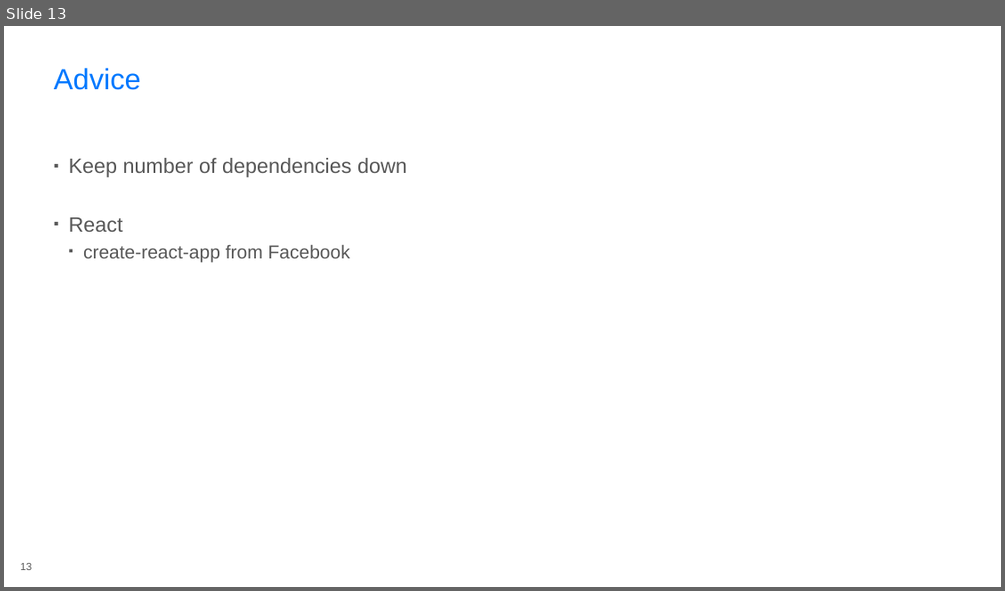
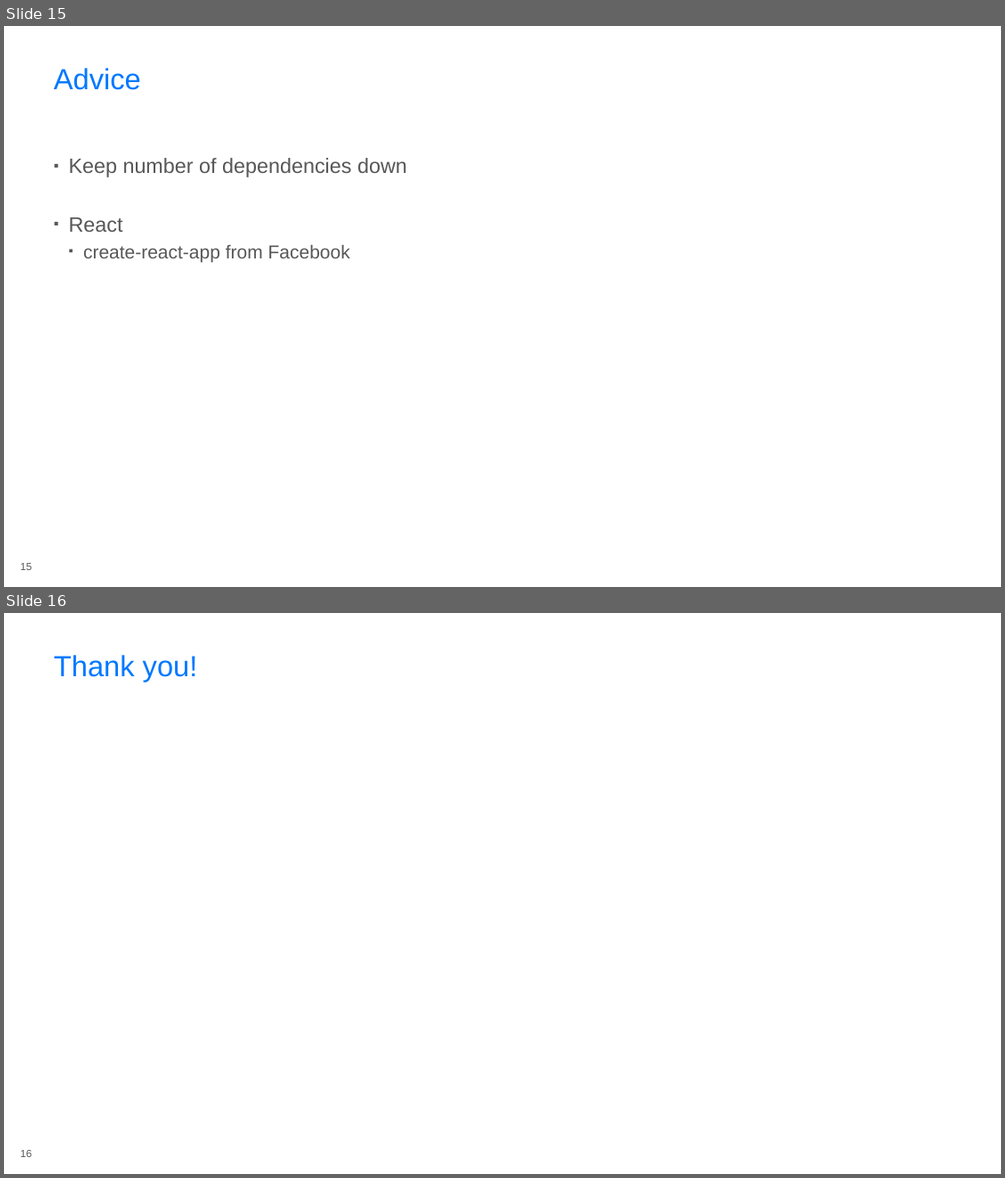
Before and after one commit to rasmuskl/react-webpack-typescript, a slide deck: _notes/Presentation.pptx. Shown one above the other, each under a label of ours: slide 13 before the commit, slides 15 and 16 after it. The pictures are 1005x591 and 1005x1178 pixels, drawn with LibreOffice and Linux fonts; fonts in the diff are those of the drawing; background and template pictures are left out. Boxes give left, top, right and bottom in pixels: in the first picture for what was removed or moved away, otherwise in the second. Text is boxed around its words. In the diff, an @@ line names an element or a change of style, - is before the commit and + after.

```diff
--- a/_notes/Presentation.pptx
+++ b/_notes/Presentation.pptx
@@ slide 16 added at [4,613,1001,1174], background #FFFFFF @@
@@ title added at [54,655,198,682], 28 pt, text #0078FF @@
+Thank you!
@@ page number added at [20,1150,32,1157], 10 pt, text #575757 @@
+16
@@ what was slide 13 is now slide 15 @@
@@ page number at [20,563,32,570]: text changed @@
-13
+15
```
Also in this commit, not shown: 1 slide changed, 2 other slides added, 10 other files.
